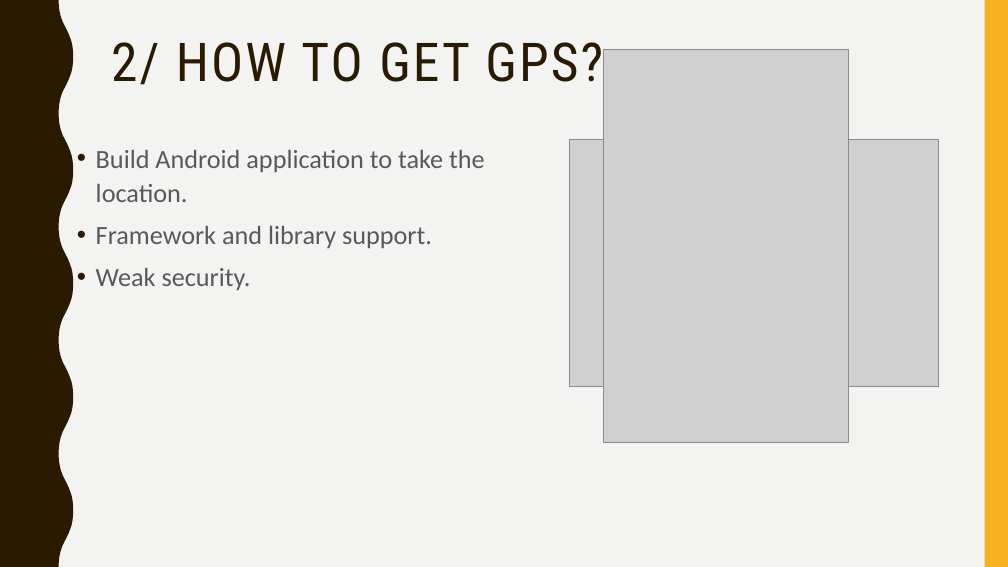
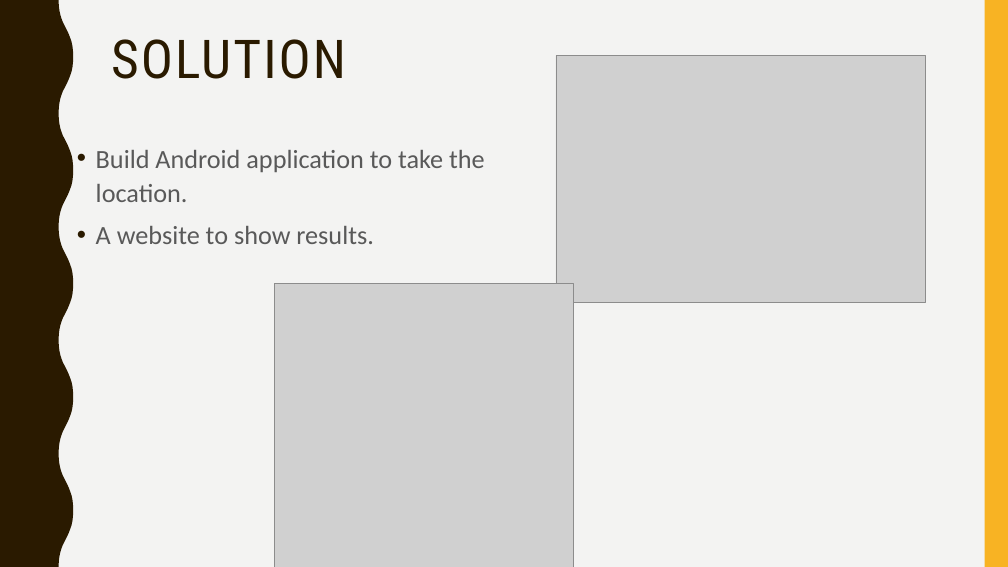
Before and after one commit to GiangHLe/GPS, a slide deck: slide 6 of GPS DETECTER PROJECT.pptx. Drawn at 1008x567 pixels with LibreOffice and Linux fonts; fonts in the diff are those of the drawing; grey boxes stand for pictures. Boxes give left, top, right and bottom in pixels: in the first picture for what was removed or moved away, otherwise in the second. Text is boxed around its words. In the diff, an @@ line names an element or a change of style, - is before the commit and + after.

```diff
--- a/GPS DETECTER PROJECT.pptx
+++ b/GPS DETECTER PROJECT.pptx
@@ title at (x1=111, y1=39, x2=346, y2=79): text changed @@
-2/ HOW TO GET GPS?
+SOLUTION
@@ picture moved from (x1=569, y1=140, x2=939, y2=387) to (x1=556, y1=55, x2=926, y2=302) @@
@@ picture removed at (x1=603, y1=50, x2=848, y2=442) @@
@@ text at (x1=96, y1=226, x2=373, y2=244): text changed @@
-• Framework and library support.
-• Weak security.
+• A website to show results.
@@ picture added at (x1=274, y1=284, x2=573, y2=567) @@
```
Also in this commit, not shown: 1 other slide changed, 5 slides removed, 2 other files.
